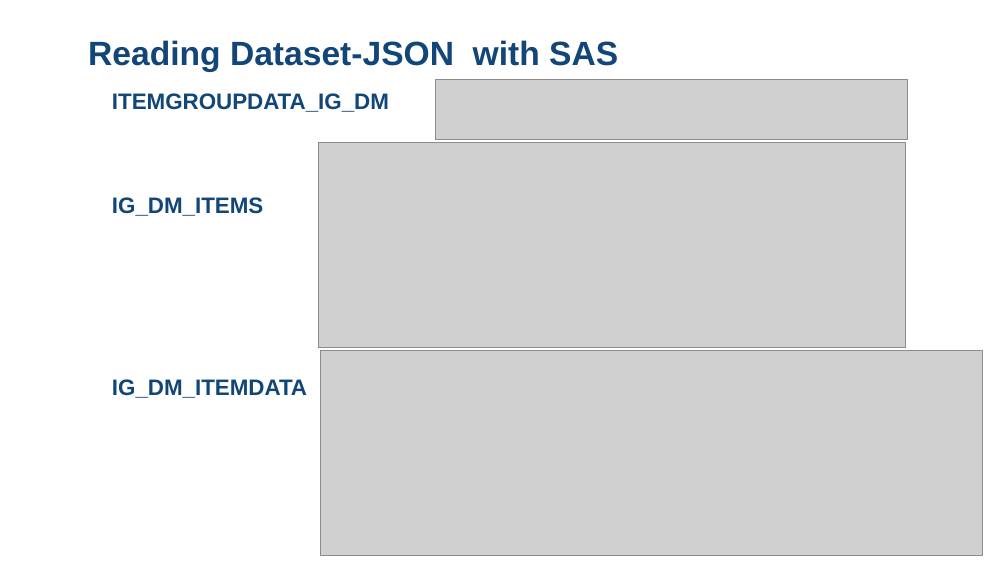
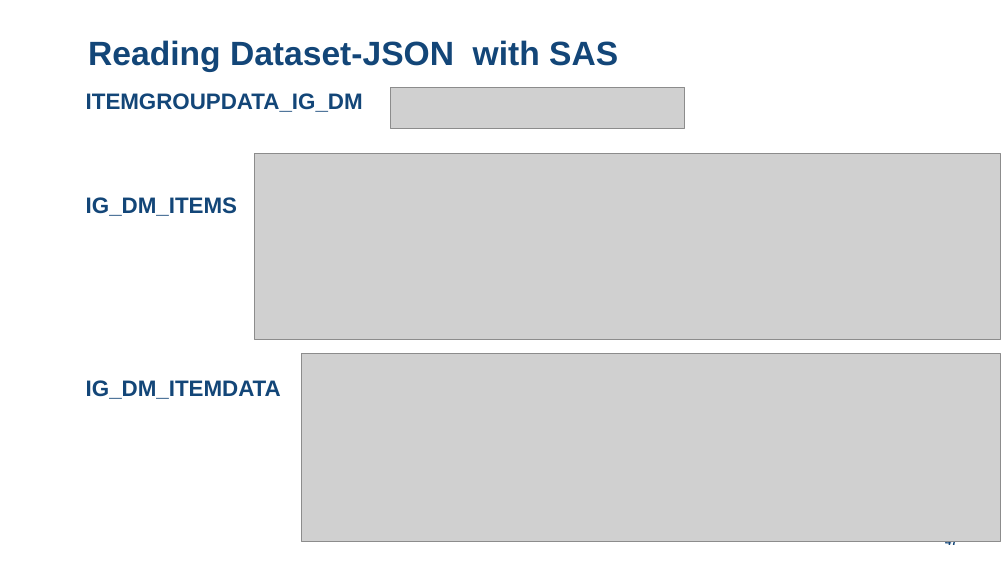
Before and after one commit to lexjansen/dataset-json-sas, a slide deck: slide 47 of doc/Dataset-JSON-SAS-implementation.pptx (slide 48 before the commit). Drawn at 1008x567 pixels with LibreOffice and Linux fonts; fonts in the diff are those of the drawing; grey boxes stand for pictures; background and template pictures are left out. Boxes give left, top, right and bottom in pixels: in the first picture for what was removed or moved away, otherwise in the second. Text is boxed around its words. In the diff, an @@ line names an element or a change of style, - is before the commit and + after.

```diff
--- a/doc/Dataset-JSON-SAS-implementation.pptx
+++ b/doc/Dataset-JSON-SAS-implementation.pptx
@@ picture added at bbox=[390, 87, 684, 128] @@
@@ picture removed at bbox=[435, 80, 907, 140] @@
@@ text "ITEMGROUPDATA_IG_DM": place and size @@
-text "ITEMGROUPDATA_IG_DM" at bbox=[112, 93, 389, 398]
+text "ITEMGROUPDATA_IG_DM" at bbox=[86, 93, 363, 399]
@@ picture: place and size @@
-picture at bbox=[319, 142, 905, 347]
+picture at bbox=[254, 153, 1001, 339]
@@ picture: place and size @@
-picture at bbox=[321, 351, 982, 555]
+picture at bbox=[301, 354, 1000, 541]
@@ page number at bbox=[945, 541, 957, 547]: text changed @@
-48
+47
```
Also in this commit, not shown: 10 other slides changed, 1 slide removed, 2 other files.
